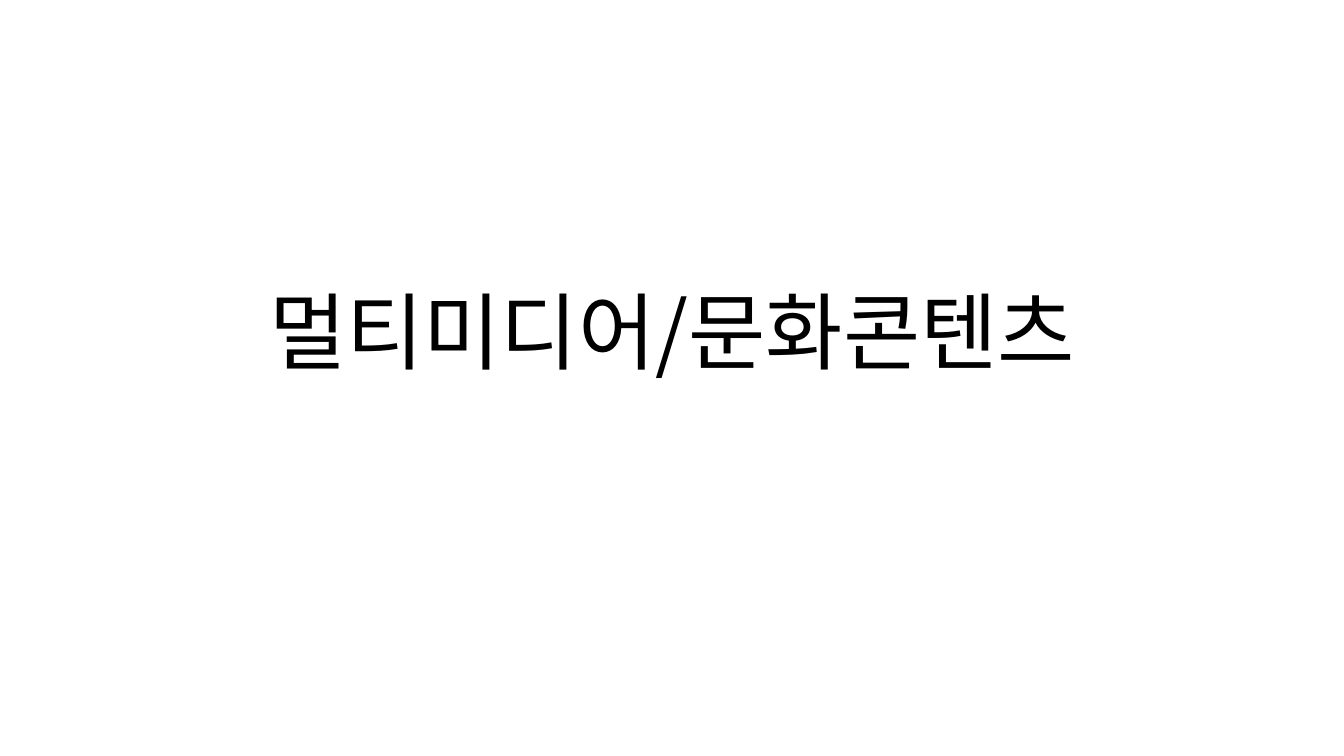
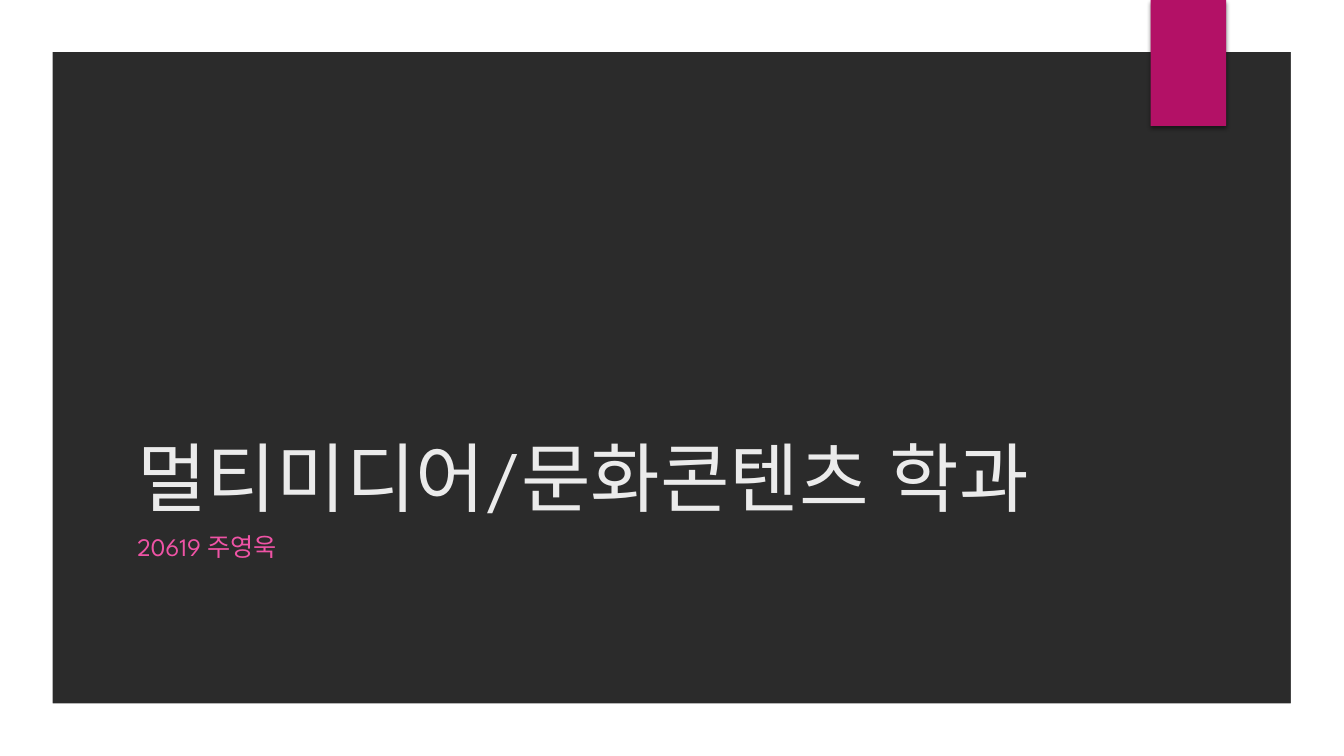
Before and after one commit to realette/back_up_files, a slide deck: slide 1 of 진로와직업 수행평가 진로 포트폴리오-2학년6반19번 주영욱.pptx. Drawn at 1344x756 pixels with LibreOffice and Linux fonts; fonts in the diff are those of the drawing; background and template pictures are left out; a plain dark background stands for a picture behind light text. Boxes give left, top, right and bottom in pixels: in the first picture for what was removed or moved away, otherwise in the second. Text is boxed around its words. In the diff, an @@ line names an element or a change of style, - is before the commit and + after.

```diff
--- a/진로와직업 수행평가 진로 포트폴리오-2학년6반19번 주영욱.pptx
+++ b/진로와직업 수행평가 진로 포트폴리오-2학년6반19번 주영욱.pptx
@@ background #FFFFFF to picture (left out) @@
@@ freeform shape added at <box>0,0,1344,756</box>, fill #FFFFFF @@
@@ rectangle added at <box>1150,0,1226,126</box>, fill #B31166 @@
@@ title at <box>137,443,1029,514</box>: text changed; size 60 to 54 pt; font Noto Sans CJK KR to League Spartan; text colour #000000 to #EBEBEB @@
-멀티미디어/문화콘텐츠
+멀티미디어/문화콘텐츠 학과
@@ subtitle added at <box>137,535,277,558</box>, 18 pt, text #EF53A5 @@
+20619 주영욱
```
Also in this commit, not shown: 12 other slides changed.
